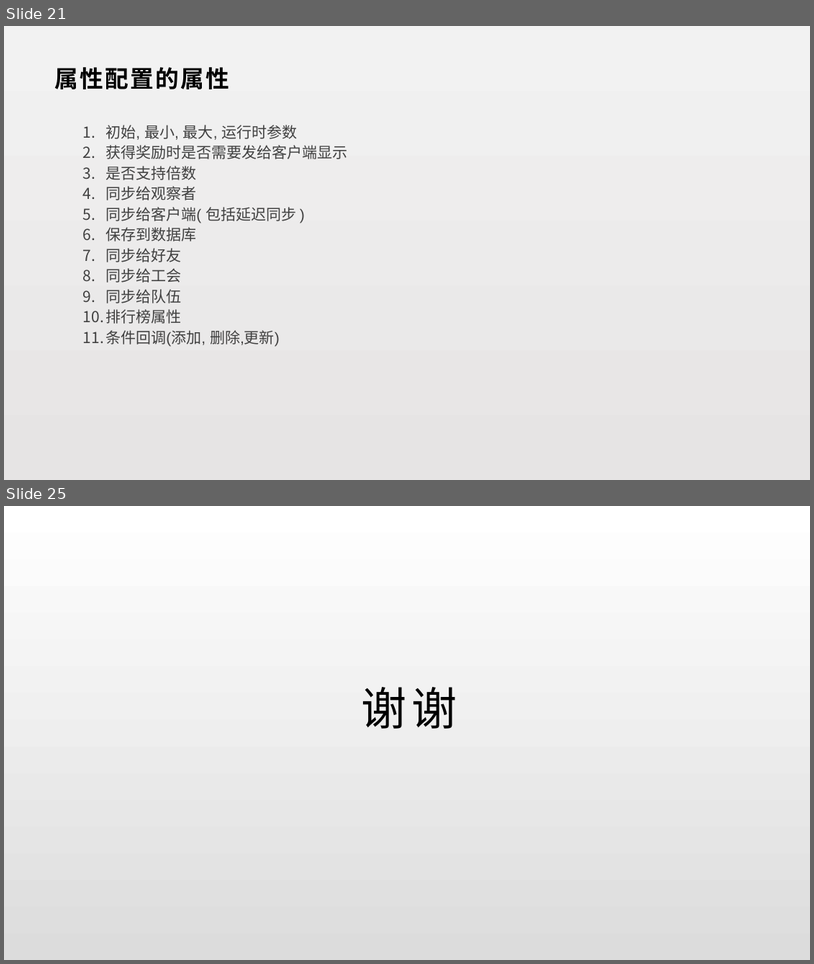
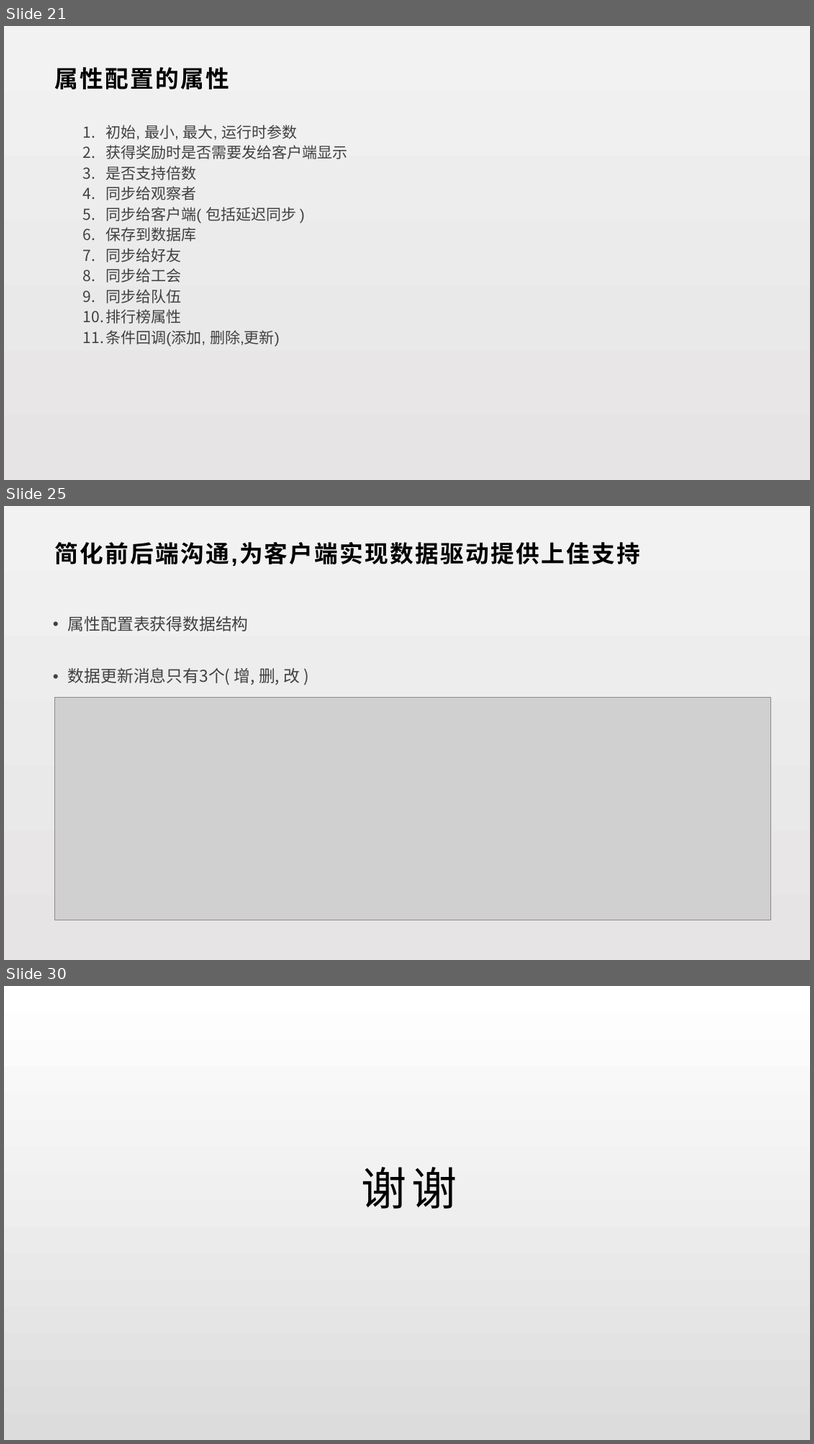
Before and after one commit to lori227/KFrame, a slide deck: _doc/KFrame.pptx. Shown one above the other, each under a label of ours: slides 21 and 25 before the commit, slides 21, 25 and 30 after it; the slides between them are not shown. The pictures are 814x964 and 814x1444 pixels, drawn with LibreOffice and Linux fonts; fonts in the diff are those of the drawing; grey boxes stand for pictures. Boxes give left, top, right and bottom in pixels: in the first picture for what was removed or moved away, otherwise in the second. Text is boxed around its words. In the diff, an @@ line names an element or a change of style, - is before the commit and + after.

```diff
--- a/_doc/KFrame.pptx
+++ b/_doc/KFrame.pptx
@@ slide 25 added at (4, 506, 810, 960), background gradient #F2F2F2 to #E6E4E4 @@
@@ text added at (55, 542, 640, 566), 28 pt, text #000000, bold @@
+简化前后端沟通,为客户端实现数据驱动提供上佳支持
@@ text added at (68, 616, 300, 685), 19.5 pt, text #404040 @@
+• 属性配置表获得数据结构
+• 数据更新消息只有3个( 增, 删, 改 )
@@ picture added at (55, 698, 771, 921) @@
@@ what was slide 25 is now slide 30 @@
```
Also in this commit, not shown: 6 slides changed, 6 other slides added, 2 slides removed, 1 other file.
